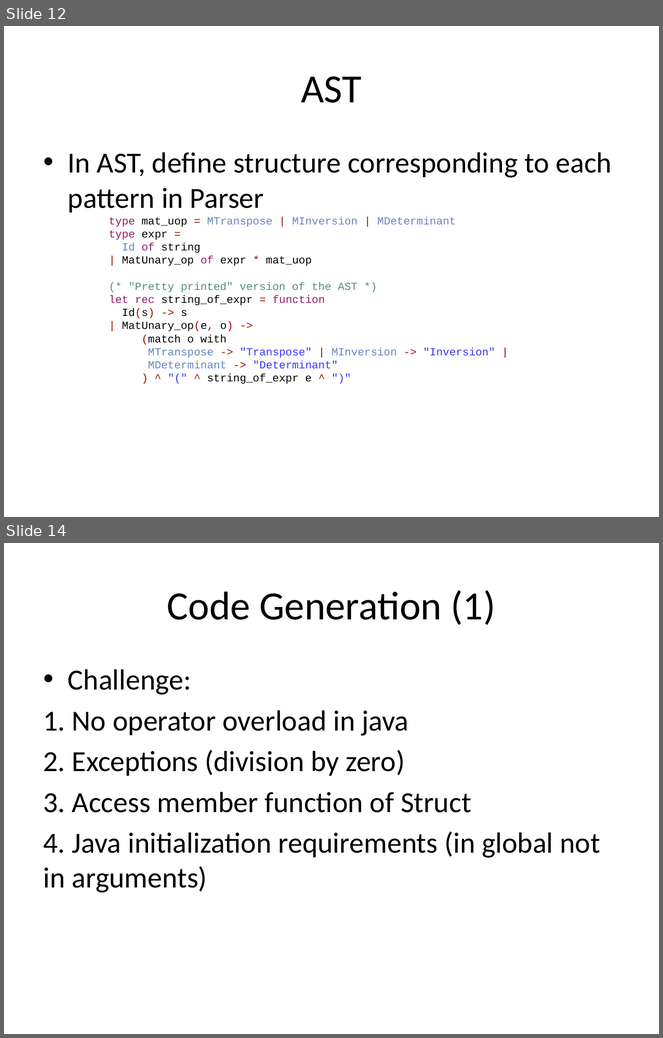
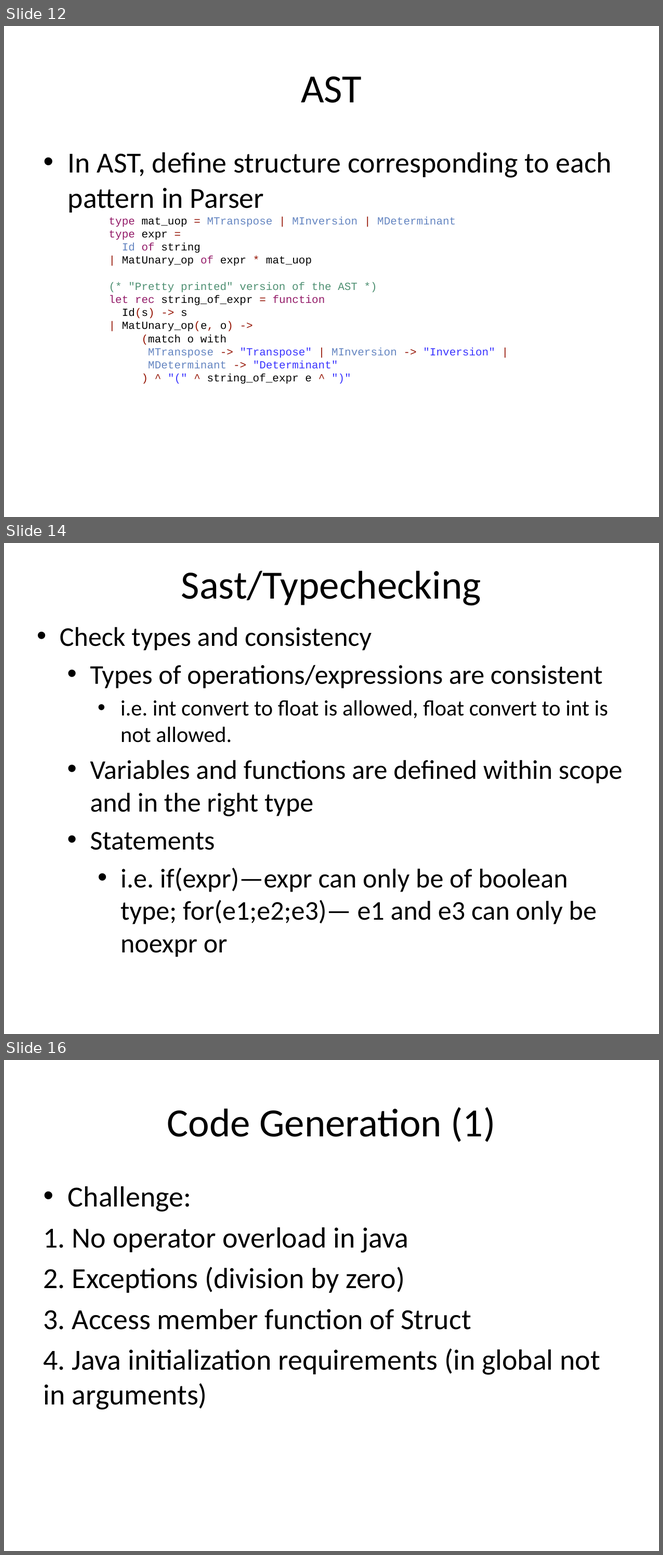
Before and after one commit to liufei11111/w4115PLT, a slide deck: src/project/demo/PLTFinalPresentation.pptx. Shown one above the other, each under a label of ours: slides 12 and 14 before the commit, slides 12, 14 and 16 after it; the slides between them are not shown. The pictures are 663x1038 and 663x1555 pixels, drawn with LibreOffice and Linux fonts; fonts in the diff are those of the drawing. Boxes give left, top, right and bottom in pixels: in the first picture for what was removed or moved away, otherwise in the second. Text is boxed around its words. In the diff, an @@ line names an element or a change of style, - is before the commit and + after.

```diff
--- a/src/project/demo/PLTFinalPresentation.pptx
+++ b/src/project/demo/PLTFinalPresentation.pptx
@@ slide 14 added at bbox=[4, 543, 659, 1034], background #FFFFFF @@
@@ title added at bbox=[181, 571, 481, 606], 44 pt, text #000000 @@
+Sast/Typechecking
@@ text added at bbox=[60, 627, 623, 957], 29.8 pt, text #000000 @@
+• Check types and consistency
+  • Types of operations/expressions are consistent
+    • i.e. int convert to float is allowed, float convert to int is not allowed.
+  • Variables and functions are defined within scope and in the right type
+  • Statements
+    • i.e. if(expr)—expr can only be of boolean type; for(e1;e2;e3)— e1 and e3 can only be noexpr or
@@ what was slide 14 is now slide 16 @@
```
Also in this commit, not shown: 1 slide changed, 4 other slides added, 2 slides removed.
